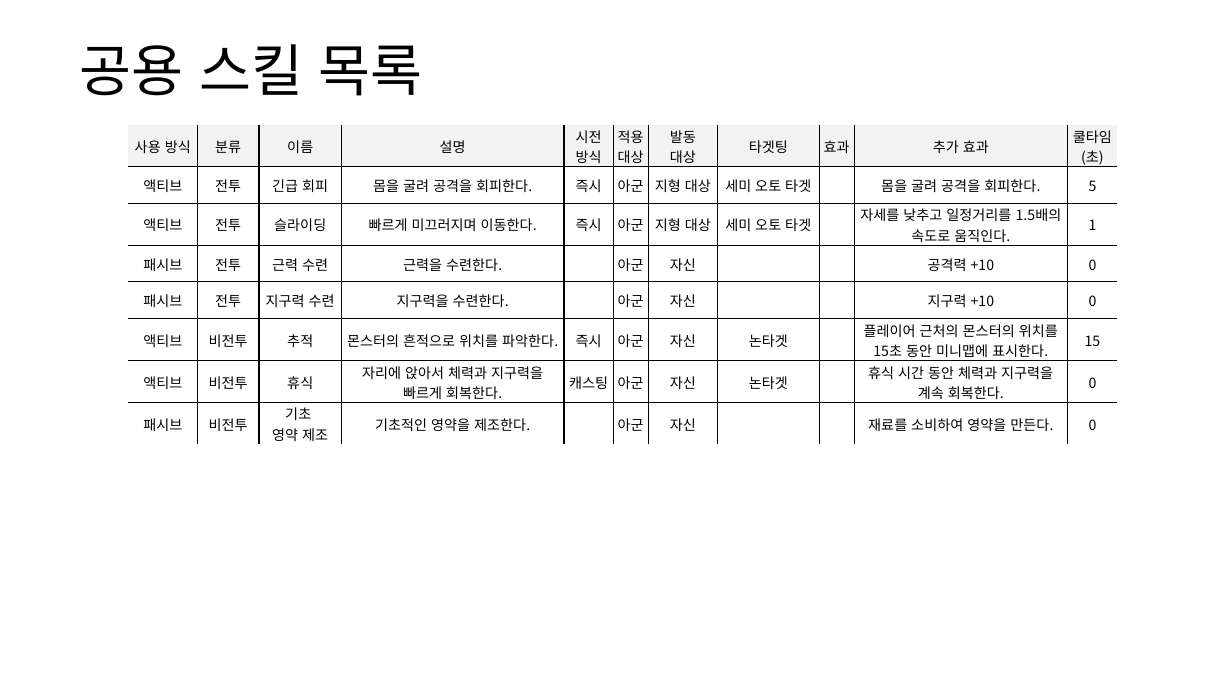
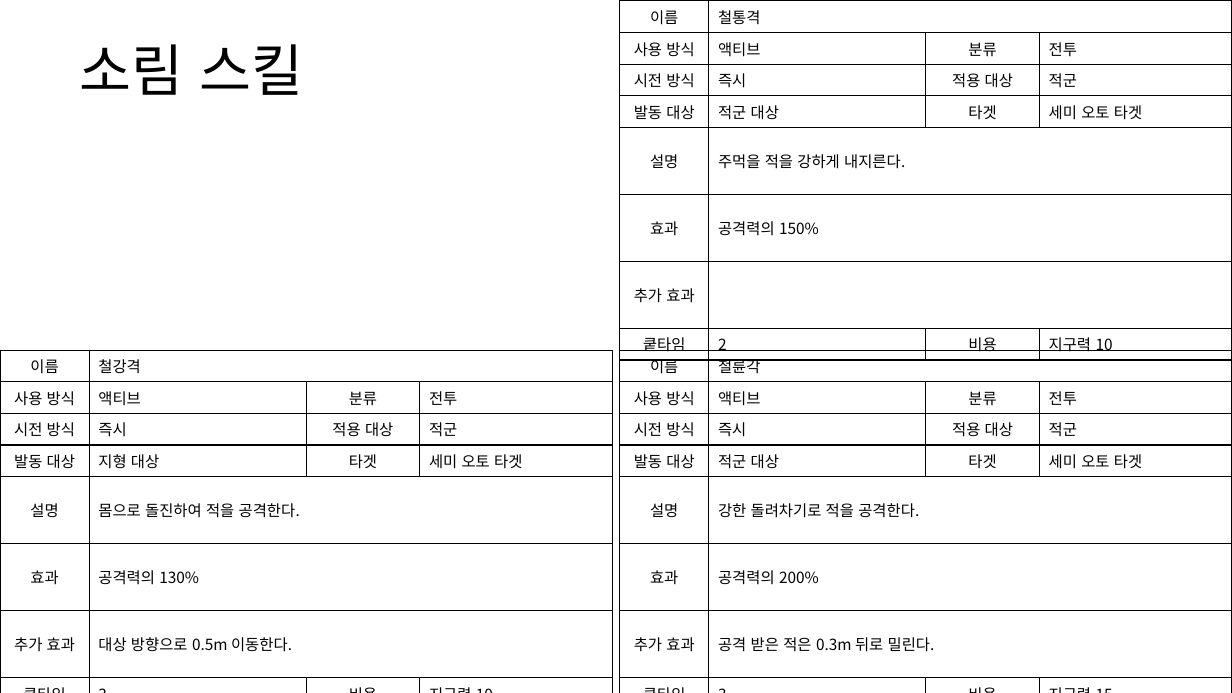
Before and after one commit to yjk0401/unityenginebasic_9th, a slide deck: slide 23 of 기획/방랑엽사전/스킬 기획서.pptx (slide 18 before the commit). Drawn at 1232x693 pixels with LibreOffice and Linux fonts; fonts in the diff are those of the drawing. Boxes give left, top, right and bottom in pixels: in the first picture for what was removed or moved away, otherwise in the second. Text is boxed around its words. In the diff, an @@ line names an element or a change of style, - is before the commit and + after.

```diff
--- a/기획/방랑엽사전/스킬 기획서.pptx
+++ b/기획/방랑엽사전/스킬 기획서.pptx
@@ table at [620, 1, 1232, 356] @@
-column 1: 사용 방식 | 액티브 | 액티브 | 패시브 | 패시브 | 액티브 | 액티브 | 패시브
-column 2: 분류 | 전투 | 전투 | 전투 | 전투 | 비전투 | 비전투 | 비전투
-column 3: 이름 | 긴급 회피 | 슬라이딩 | 근력 수련 | 지구력 수련 | 추적 | 휴식 | 기초 / 영약 제조
-column 4: 설명 | 몸을 굴려 공격을 회피한다. | 빠르게 미끄러지며 이동한다. | 근력을 수련한다. | 지구력을 수련한다. | 몬스터의 흔적으로 위치를 파악한다. | 자리에 앉아서 체력과 지구력을 빠르게 회복한다. | 기초적인 영약을 제조한다.
-column 5: 시전 / 방식 | 즉시 | 즉시 |  |  | 즉시 | 캐스팅 | 
-column 6: 적용 / 대상 | 아군 | 아군 | 아군 | 아군 | 아군 | 아군 | 아군
-column 7: 발동 / 대상 | 지형 대상 | 지형 대상 | 자신 | 자신 | 자신 | 자신 | 자신
-column 8: 타겟팅 | 세미 오토 타겟 | 세미 오토 타겟 |  |  | 논타겟 | 논타겟 | 
-column 9: 효과 |  |  |  |  |  |  | 
-column 10: 추가 효과 | 몸을 굴려 공격을 회피한다. | 자세를 낮추고 일정거리를 1.5배의 속도로 움직인다. | 공격력 +10 | 지구력 +10 | 플레이어 근처의 몬스터의 위치를 15초 동안 미니맵에 표시한다. | 휴식 시간 동안 체력과 지구력을 계속 회복한다. | 재료를 소비하여 영약을 만든다.
-column 11: 쿨타임 / (초) | 5 | 1 | 0 | 0 | 15 | 0 | 0
+column 1: 이름 | 사용 방식 | 시전 방식 | 발동 대상 | 설명 | 효과 | 추가 효과 | 쿹타임
+column 2: 철통격 | 액티브 | 즉시 | 적군 대상 | 주먹을 적을 강하게 내지른다. | 공격력의 150% |  | 2
+column 3:  | 분류 | 적용 대상 | 타겟 |  |  |  | 비용
+column 4:  | 전투 | 적군 | 세미 오토 타겟 |  |  |  | 지구력 10
@@ table: place and size @@
-table at [128, 125, 1118, 445]
+table at [620, 1, 1232, 356]
@@ text at [79, 44, 303, 95]: text changed @@
-공용 스킬 목록
+소림 스킬
@@ table added at [0, 350, 613, 693], 8 rows, 4 columns @@
+이름 | 철강격 |  | 
+사용 방식 | 액티브 | 분류 | 전투
+시전 방식 | 즉시 | 적용 대상 | 적군
+발동 대상 | 지형 대상 | 타겟 | 세미 오토 타겟
+설명 | 몸으로 돌진하여 적을 공격한다. |  | 
+효과 | 공격력의 130% |  | 
+추가 효과 | 대상 방향으로 0.5m 이동한다. |  | 
+쿹타임 | 3 | 비용 | 지구력 10
@@ table added at [620, 350, 1232, 693], 8 rows, 4 columns @@
+이름 | 철륜각 |  | 
+사용 방식 | 액티브 | 분류 | 전투
+시전 방식 | 즉시 | 적용 대상 | 적군
+발동 대상 | 적군 대상 | 타겟 | 세미 오토 타겟
+설명 | 강한 돌려차기로 적을 공격한다. |  | 
+효과 | 공격력의 200% |  | 
+추가 효과 | 공격 받은 적은 0.3m 뒤로 밀린다. |  | 
+쿹타임 | 3 | 비용 | 지구력 15
```
Also in this commit, not shown: 9 other slides changed, 23 slides added, 2 slides removed, 1 other file.
